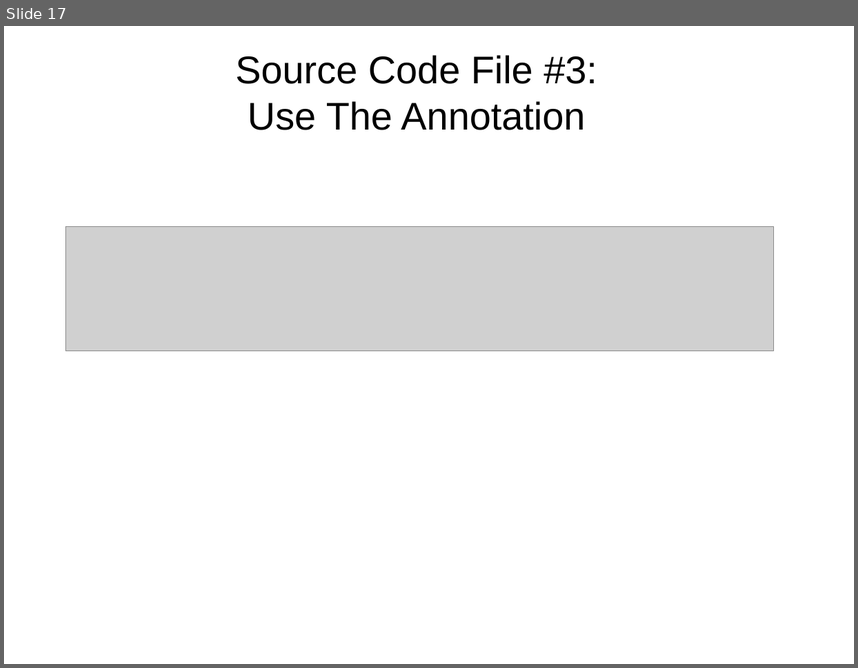
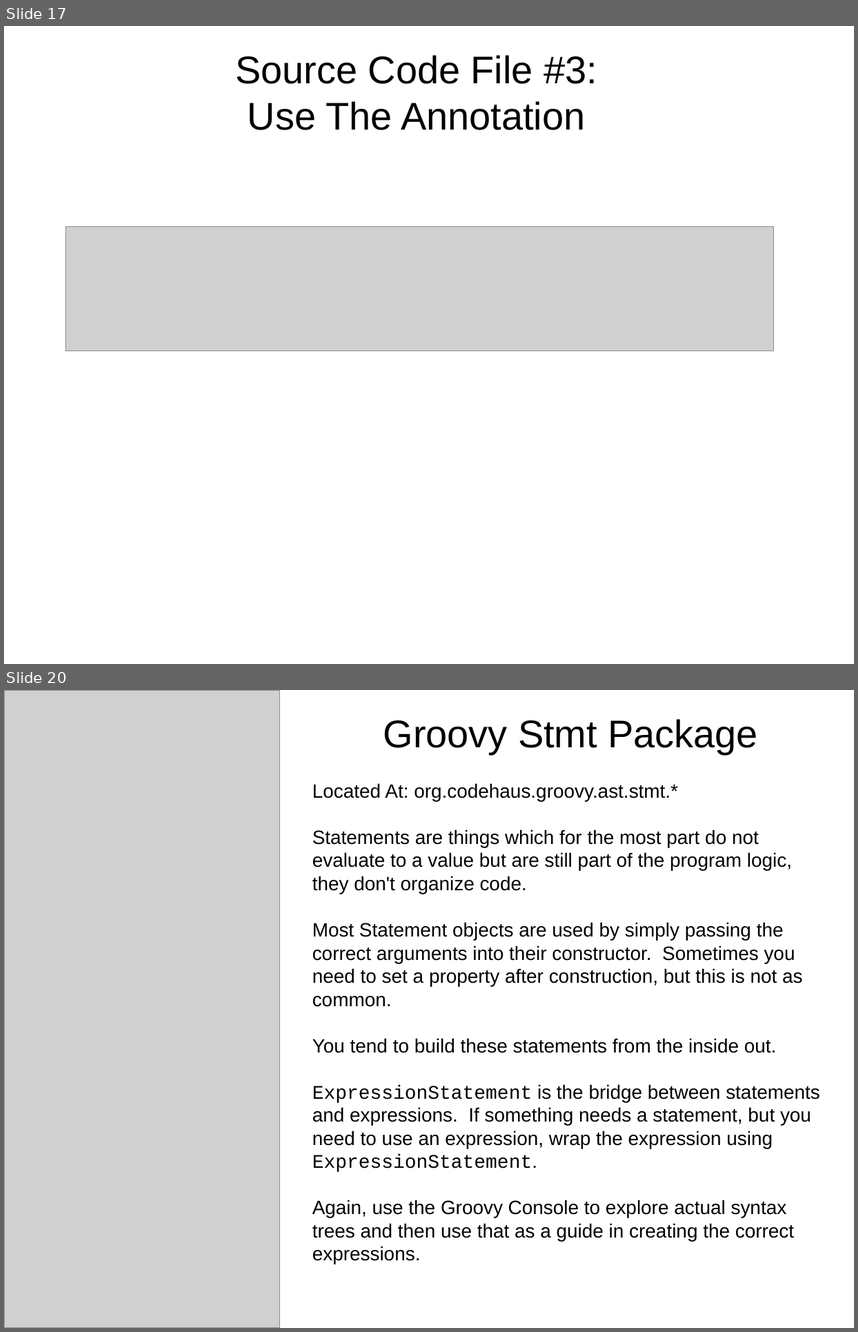
Before and after one commit to dwclark/AstTransformations, a slide deck: asttransformations.odp. Shown one above the other, each under a label of ours: slide 17 before the commit, slides 17 and 20 after it; the slides between them are not shown. The pictures are 858x668 and 858x1332 pixels, drawn with LibreOffice and Linux fonts; fonts in the diff are those of the drawing; grey boxes stand for pictures. Boxes give left, top, right and bottom in pixels: in the first picture for what was removed or moved away, otherwise in the second. Text is boxed around its words. In the diff, an @@ line names an element or a change of style, - is before the commit and + after.

```diff
--- a/asttransformations.odp
+++ b/asttransformations.odp
@@ slide 20 added at [4,690,854,1328], background #FFFFFF @@
@@ picture added at [4,690,279,1328] @@
@@ text added at [383,719,757,754], 36 pt, text #000000 @@
+Groovy Stmt Package
@@ text added at [312,783,820,1241], 18 pt, text #000000 @@
+Located At: org.codehaus.groovy.ast.stmt.*
+Statements are things which for the most part do not evaluate to a value but are still part of the program logic, they don't organize code.
+Most Statement objects are used by simply passing the correct arguments into their constructor. Sometimes you need to set a property after construction, but this is not as common.
+You tend to build these statements from the inside out.
+ExpressionStatement is the bridge between statements and expressions. If something needs a statement, but you need to use an expression, wrap the expression using ExpressionStatement.
+Again, use the Groovy Console to explore actual syntax trees and then use that as a guide in creating the correct expressions.
```
Also in this commit, not shown: 7 other slides added, 1 other file.
